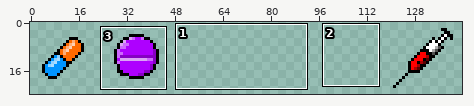
Sprite sheet, stored at core/assets/pills.png. Above: a wide view before the commit, with the close-up outlined.
Close-up. Before:
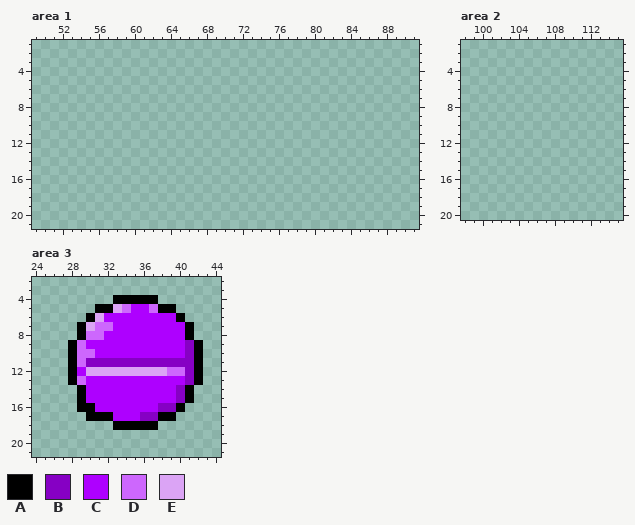
The file is 144x24 pixels. Colours within 5 levels of each other are drawn and written as one. Shown: area 1: x 49..91, y 1..21; area 2: x 98..115, y 1..20; area 3: x 24..44, y 2..21.
Palette (. is transparent): A #000000  B #8600c4  C #ae00ff  D #cd67fd  E #dba4f5
Pixels before, area 3, first column x 28:
 4 .....AAAAA.....
 5 ...AAEDCCDAA...
 6 ..AECCCCCCCCA..
 7 .AEDDCCCCCCCCA.
 8 .ADDCCCCCCCCCA.
 9 ADCCCCCCCCCCCBA
10 ADDCCCCCCCCCCBA
11 ADBBBBBBBBBBBBA
12 ACEEEEEEEEEDDBA
13 ADCCCCCCCCCCCBA
14 .ACCCCCCCCCCBA.
15 .ACCCCCCCCCCBA.
16 .AACCCCCCCBBA..
17 ..AAACCCBBAA...
18 .....AAAAA.....
The result:
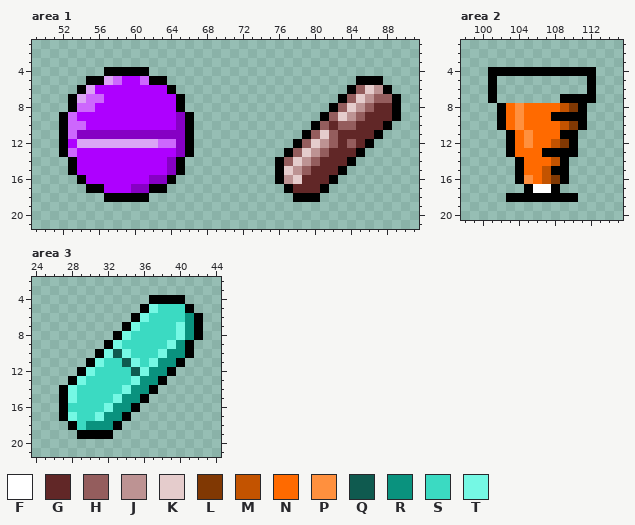
Colours new in this view: F #ffffff  G #612727  H #945d5d  J #bd9393  K #e5cccc  L #803803  M #c35300  N #ff6a00  P #ff903e  Q #0f5a4f  R #0a927e  S #3bdac2  T #75f8e4
Edits made:
Changed rows in their new state; - is an unchanged pixel.
Area 1:
first column x 52:
 4 -----AAAAA----------------------------
 5 ---AAEDCCDAA---------------------AAA--
 6 --AECCCCCCCCA-------------------AHKJA-
 7 -AEDDCCCCCCCCA-----------------AHKJHHA
 8 -ADDCCCCCCCCCA----------------AHKJHGGA
 9 ADCCCCCCCCCCCBA--------------AHKJHGGGA
10 ADDCCCCCCCCCCBA-------------AHGHHGGGA-
11 ADBBBBBBBBBBBBA------------AHKHGGGGA--
12 ACEEEEEEEEEDDBA-----------AHKJHGHGA---
13 ADCCCCCCCCCCCBA----------AHKJHGGGA----
14 -ACCCCCCCCCCBA----------AHKJHGGGA-----
15 -ACCCCCCCCCCBA----------AKJHGGGA------
16 --ACCCCCCCBBA-----------AJKGGGA-------
17 ---AACCCBBAA-------------AGGGA--------
18 -----AAAAA----------------AAA---------
Area 2:
first column x 101:
 4 AAAAAAAAAAAA
 5 A----------A
 6 A----------A
 7 A-------AAAA
 8 -ANPNNNNMLA-
 9 -ANPNNNAAAA-
10 -ANPNNNNMLA-
11 --ANPNNNAA--
12 --ANPNNMLA--
13 --ANNNAAAA--
14 ---ANNNMA---
15 ---ANNMAA---
16 ---APNMLA---
17 ----AFFA----
18 --AAAAAAAA--
Area 3:
first column x 27:
 4 ------....-AAA--
 5 ----.....ATSSSA-
 6 ---.....ATSSSSRA
 7 --.....ATSSSSTRA
 8 --....ATSSSSSTRA
 9 -....ATSSSSSTRA.
10 -...ATQTSSSTRRA.
11 -..ATSSQTSTRRA..
12 -.ATSSSSQTRRA...
13 --TSSSSSTRRA....
14 ATSSSSSTRRA....-
15 ATSSSSTRRA.....-
16 ASSSSTRRA.....--
17 ATSSTRRA.....---
18 -ASRRR-....-----
19 --AAAA----------
Pixel boxes of the changes (left, top, right, bottom) in both close-ups:
added: (59, 67, 194, 202)
added: (275, 76, 401, 202)
added: (488, 67, 596, 202)
changed: (59, 295, 203, 439)
